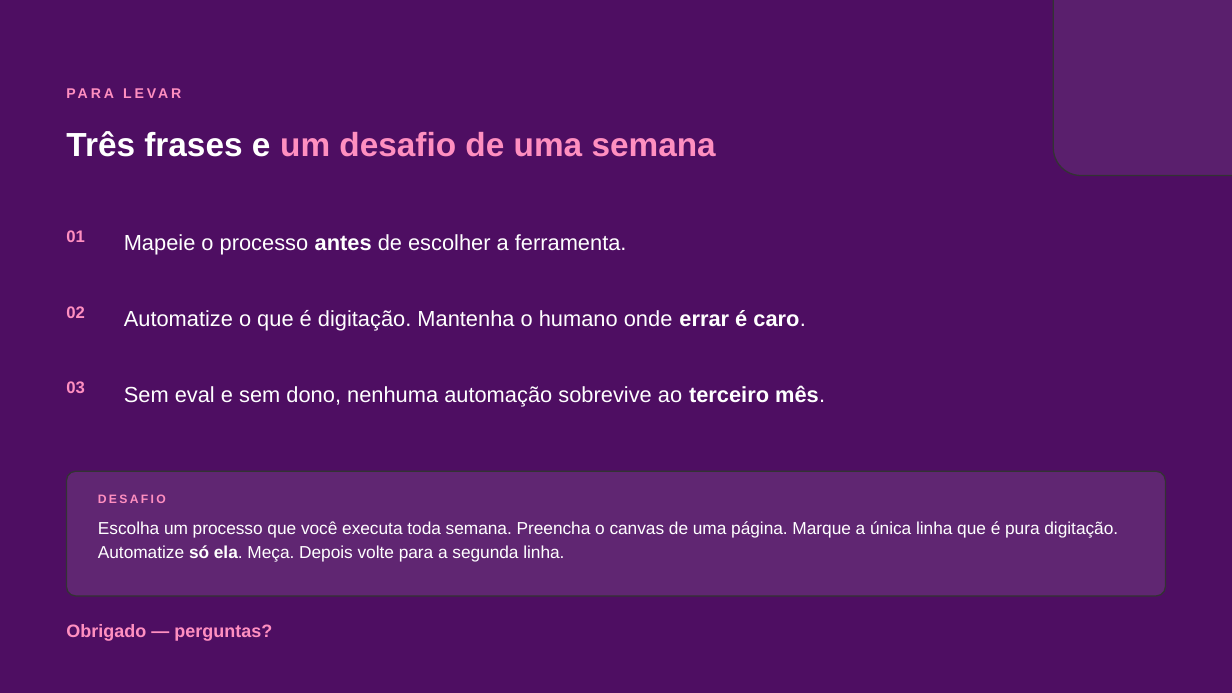
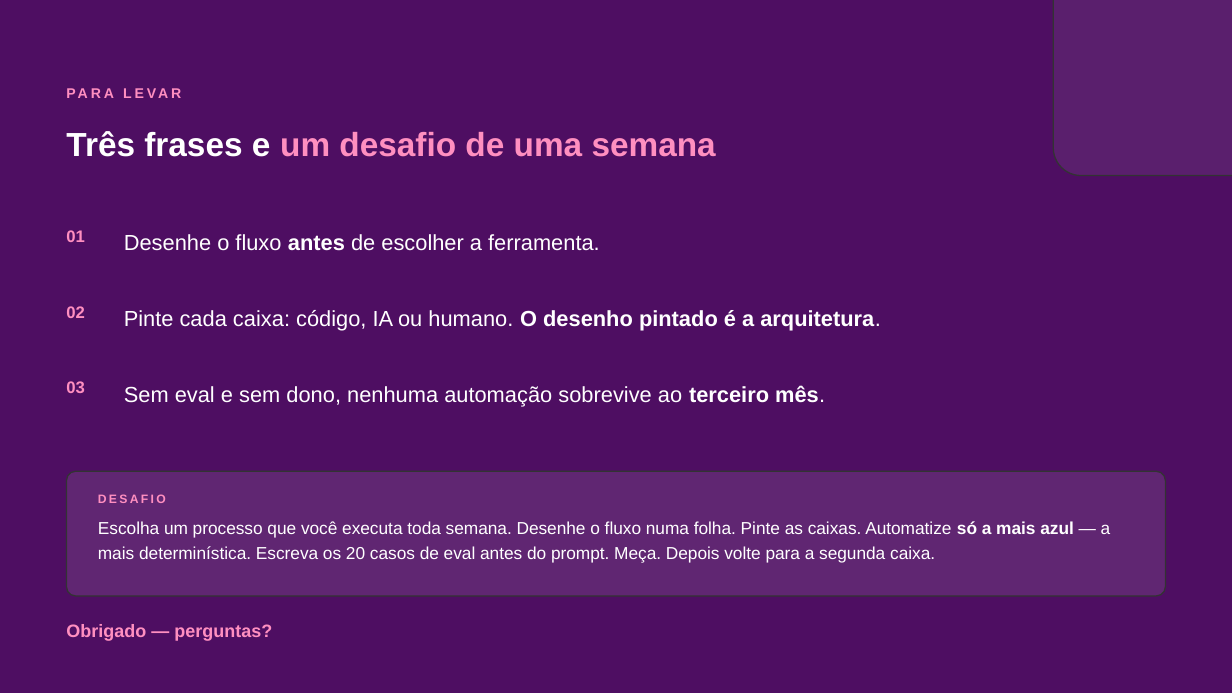
Before and after one commit to gabrcs/casamentos-app, a slide deck: slide 16 of talks/serasa-ia-automacao/deck.pptx (slide 20 before the commit). Drawn at 1232x693 pixels with LibreOffice and Linux fonts; fonts in the diff are those of the drawing. Boxes give left, top, right and bottom in pixels: in the first picture for what was removed or moved away, otherwise in the second. Text is boxed around its words. In the diff, an @@ line names an element or a change of style, - is before the commit and + after.

```diff
--- a/talks/serasa-ia-automacao/deck.pptx
+++ b/talks/serasa-ia-automacao/deck.pptx
@@ text at [124, 234, 600, 251]: text changed @@
-Mapeie o processo antes de escolher a ferramenta.
+Desenhe o fluxo antes de escolher a ferramenta.
@@ text at [124, 310, 881, 331]: text changed @@
-Automatize o que é digitação. Mantenha o humano onde errar é caro.
+Pinte cada caixa: código, IA ou humano. O desenho pintado é a arquitetura.
@@ text at [98, 521, 1111, 562]: text changed @@
-Escolha um processo que você executa toda semana. Preencha o canvas de uma página. Marque a única linha que é pura digitação. Automatize só ela. Meça. Depois volte para a segunda linha.
+Escolha um processo que você executa toda semana. Desenhe o fluxo numa folha. Pinte as caixas. Automatize só a mais azul — a mais determinística. Escreva os 20 casos de eval antes do prompt. Meça. Depois volte para a segunda caixa.
```
Also in this commit, not shown: 5 other slides changed, 9 slides added, 13 slides removed, 4 other files.
